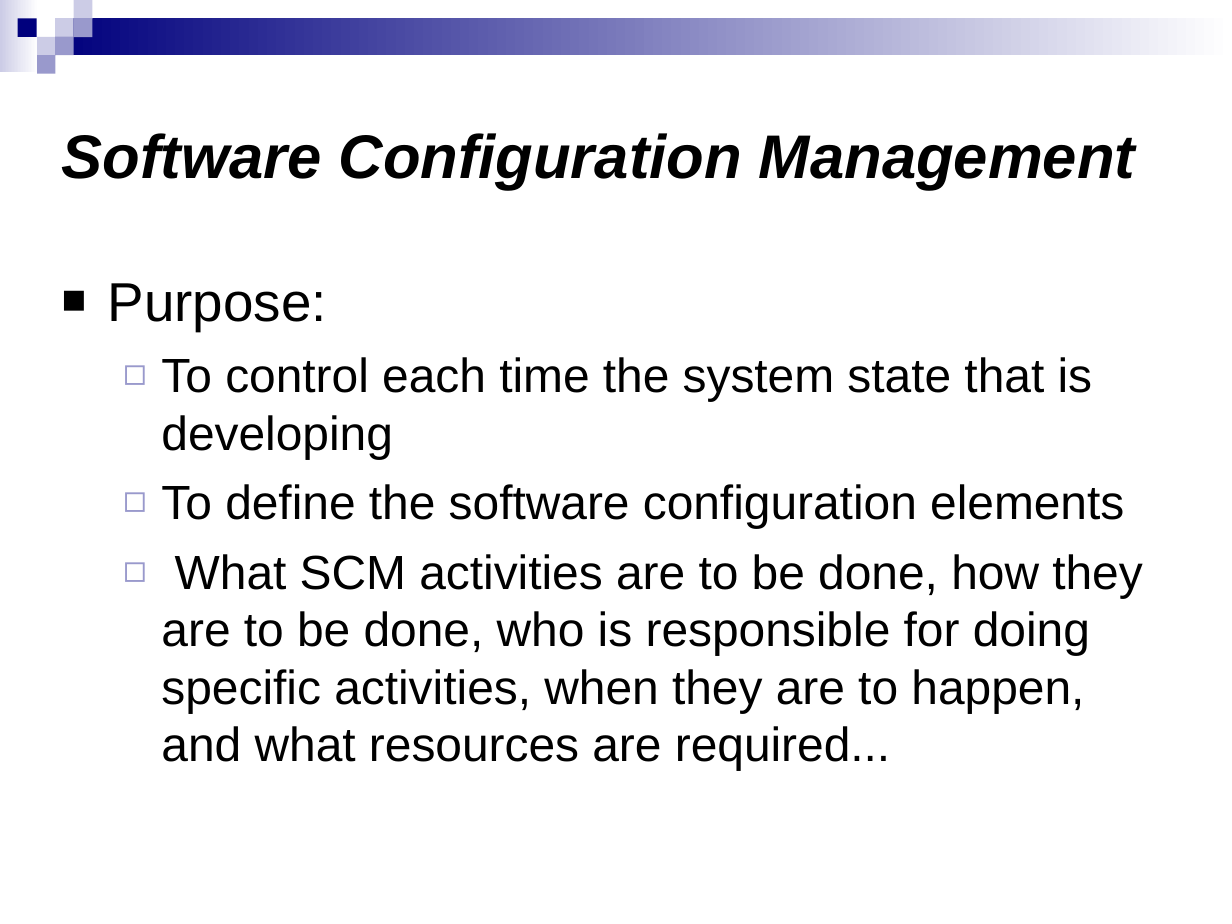
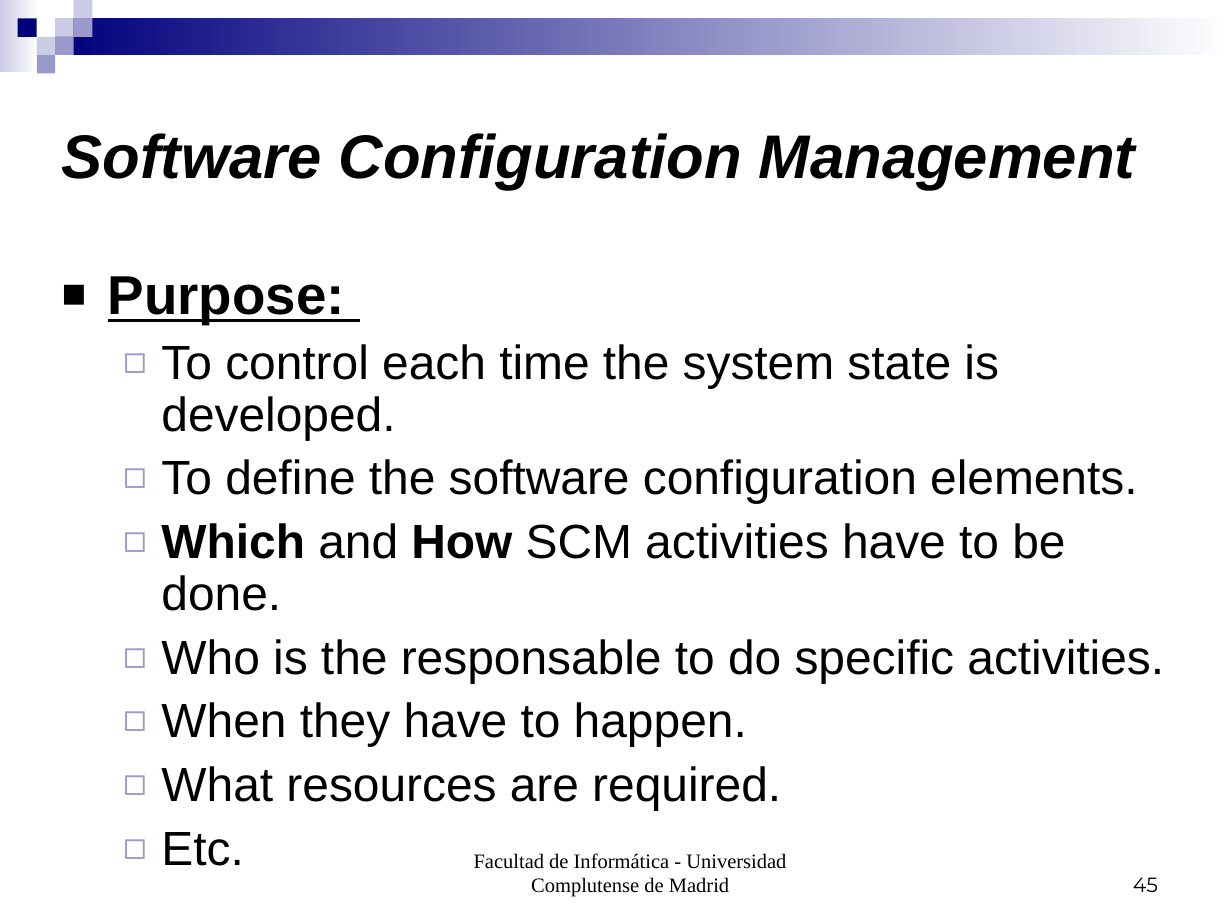
Before and after one commit to salcedonia/egorilla-software-engineering-2008-2009, a slide deck: slide 45 of doc/PresentacionIS.ppt (slide 3 before the commit). Drawn at 1232x924 pixels with LibreOffice and Linux fonts; fonts in the diff are those of the drawing. Boxes give left, top, right and bottom in pixels: in the first picture for what was removed or moved away, otherwise in the second. Text is boxed around its words. In the diff, an @@ line names an element or a change of style, - is before the commit and + after.

```diff
--- a/doc/PresentacionIS.ppt
+++ b/doc/PresentacionIS.ppt
@@ text at [108, 276, 345, 324]: bold on, underline on in "Purpose:"; line spacing 1 to 0.9 @@
@@ text at [161, 344, 1164, 866]: text changed @@
-  ◻ To control each time the system state that is developing
-  ◻ To define the software configuration elements
-  ◻ What SCM activities are to be done, how they are to be done, who is responsible for doing specific activities, when they are to happen, and what resources are required...
+  ◻ To control each time the system state is developed.
+  ◻ To define the software configuration elements.
+  ◻ Which and How SCM activities have to be done.
+  ◻ Who is the responsable to do specific activities.
+  ◻ When they have to happen.
+  ◻ What resources are required.
+  ◻ Etc.
@@ text added at [474, 853, 786, 897], 12 pt, text #000000 @@
+Facultad de Informática - Universidad Complutense de Madrid
@@ page number added at [1133, 877, 1158, 892], 12 pt, text #000000 @@
+45
```
Also in this commit, not shown: 47 other slides changed, 4 slides added, 9 slides removed.
